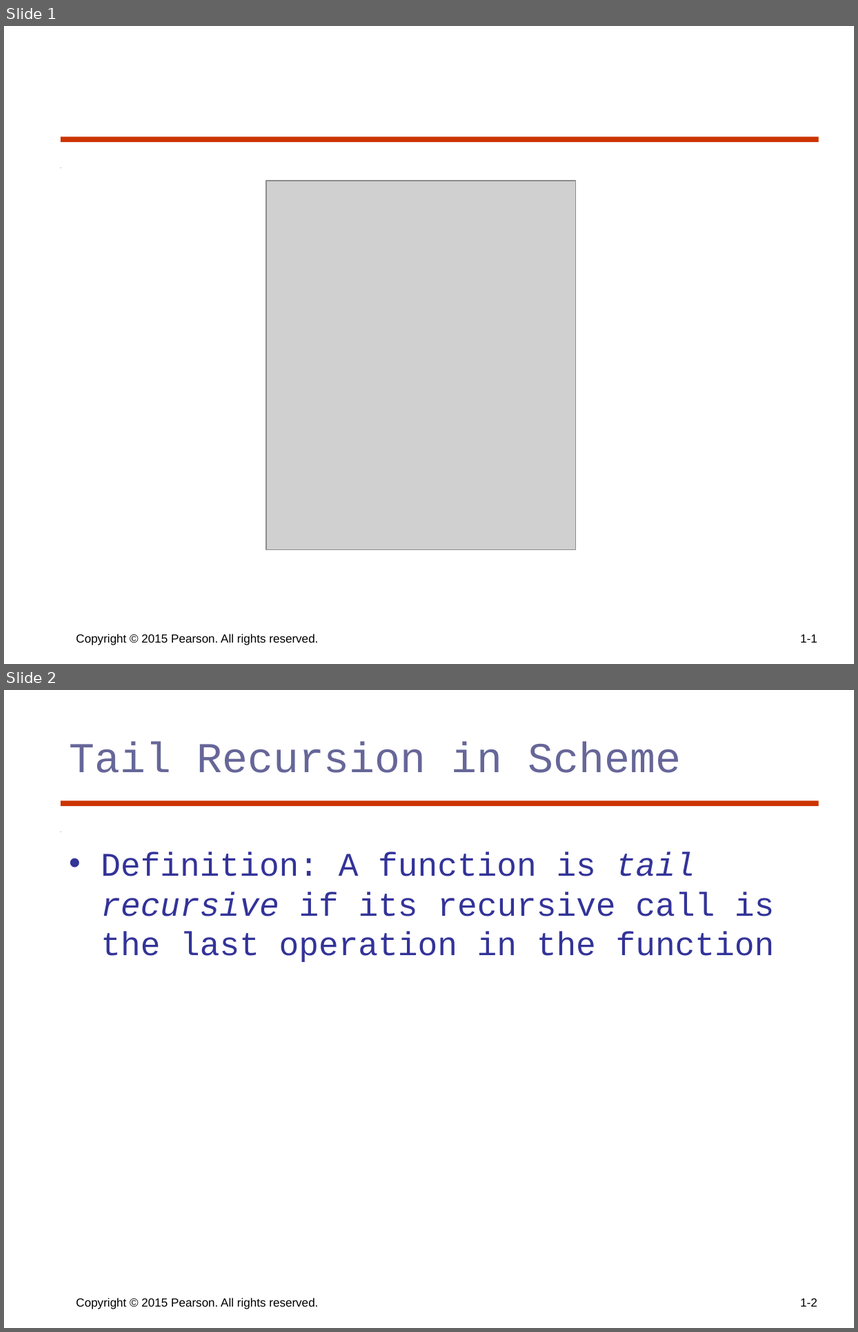
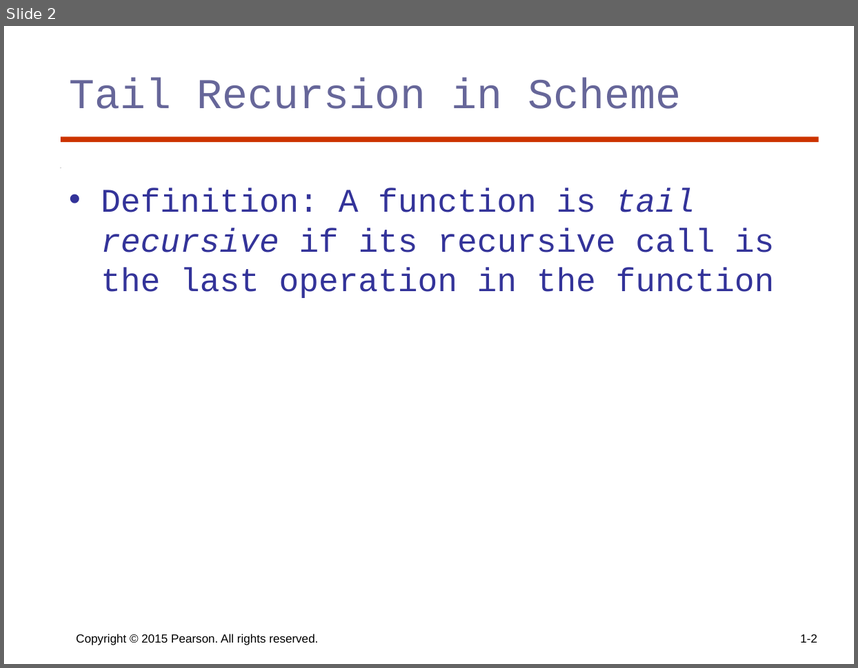
Before and after one commit to skalakm/programmingLanguages, a slide deck: slides/FP_3.ppt. Shown one above the other, each under a label of ours: slides 1 and 2 before the commit, slide 2 after it. The pictures are 858x1332 and 858x668 pixels, drawn with LibreOffice and Linux fonts; fonts in the diff are those of the drawing; grey boxes stand for pictures. Boxes give left, top, right and bottom in pixels: in the first picture for what was removed or moved away, otherwise in the second. Text is boxed around its words. In the diff, an @@ line names an element or a change of style, - is before the commit and + after.

```diff
--- a/slides/FP_3.ppt
+++ b/slides/FP_3.ppt
@@ slide 1 removed at bbox=[4, 26, 854, 664], background #FFFFFF; not listed: 2 template elements that a slide beside it also shows @@
@@ picture removed at bbox=[266, 181, 575, 550] @@
@@ text removed at bbox=[76, 633, 318, 645] @@
-Copyright © 2015 Pearson. All rights reserved.
@@ page number removed at bbox=[800, 634, 818, 642] @@
-1-1
```
Also in this commit, not shown: 1 slide added, 1 other slide removed, 2 other files.
